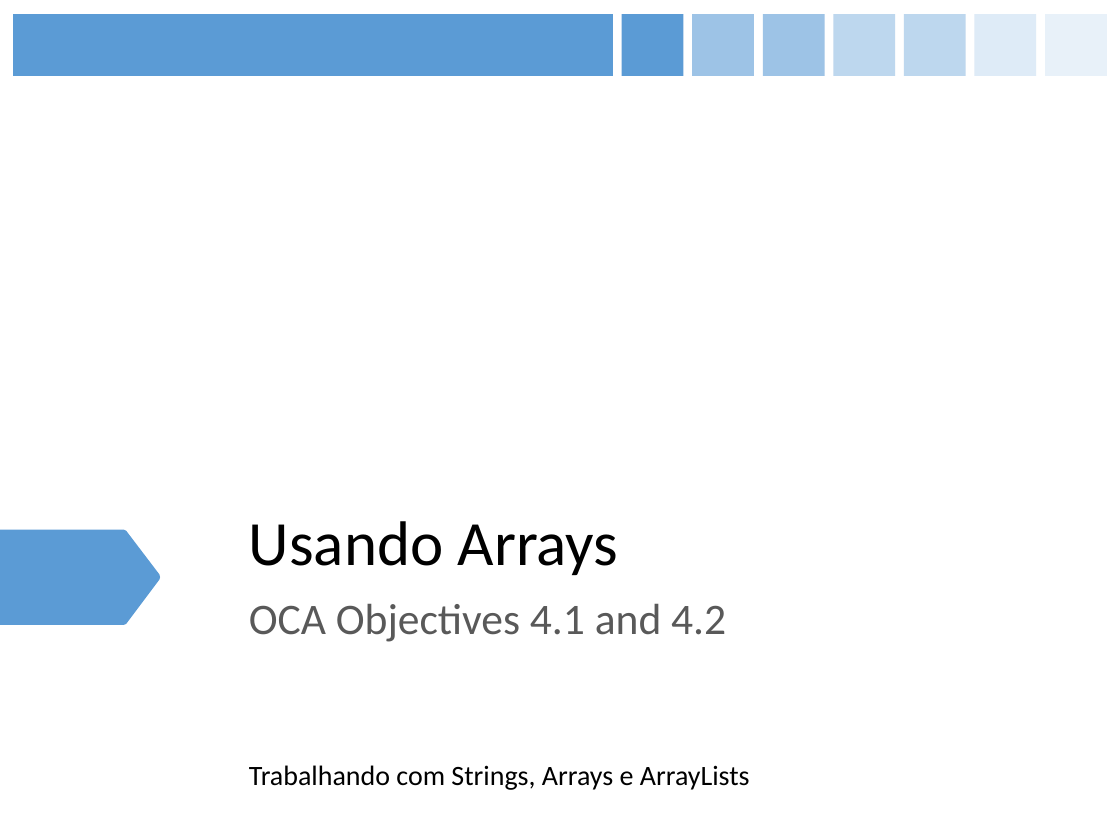
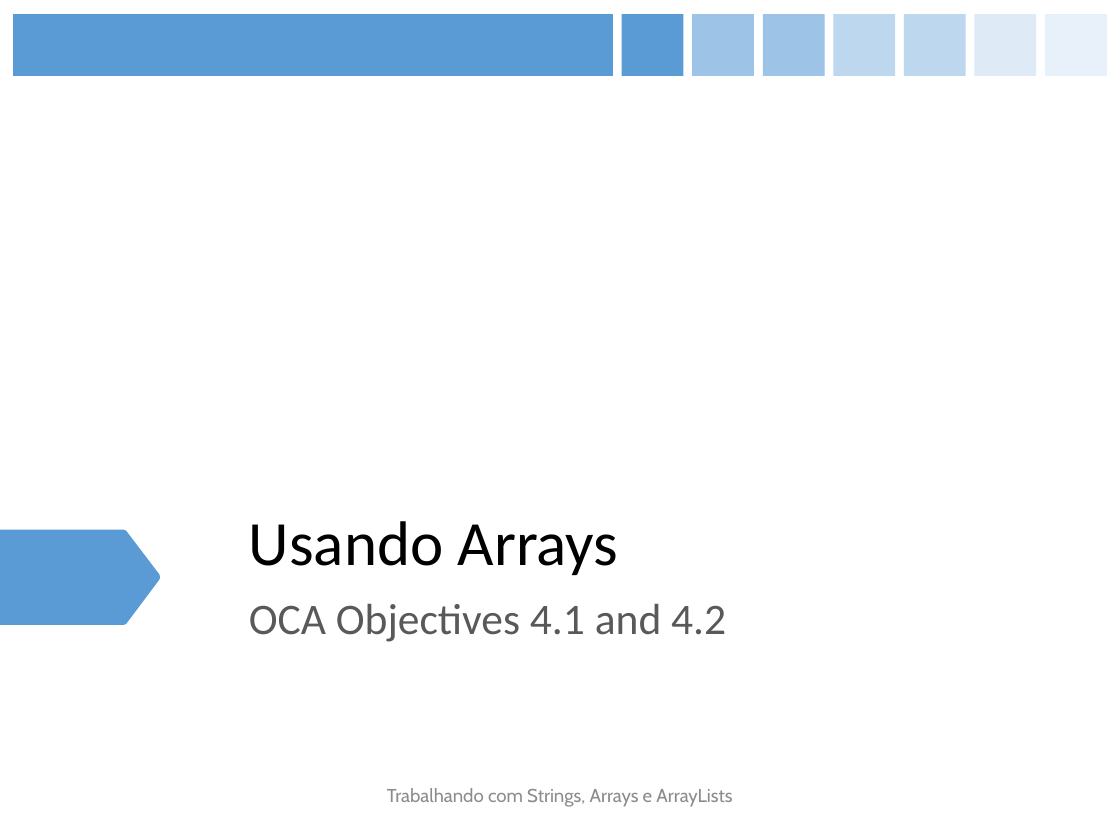
Before and after one commit to figueiredojrr/treinamentoJavaSeOcaAgosto, a slide deck: slide 56 of TreinamentoJavaSeOca/documentos/apresentação/OCA.pptx (slide 55 before the commit). Drawn at 1120x840 pixels with LibreOffice and Linux fonts; fonts in the diff are those of the drawing. Boxes give left, top, right and bottom in pixels: in the first picture for what was removed or moved away, otherwise in the second. Text is boxed around its words. In the diff, an @@ line names an element or a change of style, - is before the commit and + after.

```diff
--- a/TreinamentoJavaSeOca/documentos/apresentação/OCA.pptx
+++ b/TreinamentoJavaSeOca/documentos/apresentação/OCA.pptx
@@ text "Trabalhando com Strings, Arrays e ...": place and size @@
-text "Trabalhando com Strings, Arrays e ..." at (249,765,750,790)
+text "Trabalhando com Strings, Arrays e ..." at (387,788,732,807)
@@ text "Trabalhando com Strings, Arrays e ..." at (387,788,732,807): size 18 to 12 pt, font Calibri to Cabin, text colour #000000 to #8C8C8C; alignment left to centre @@
```
Also in this commit, not shown: 2 other slides changed, 3 slides added, 1 other file.
